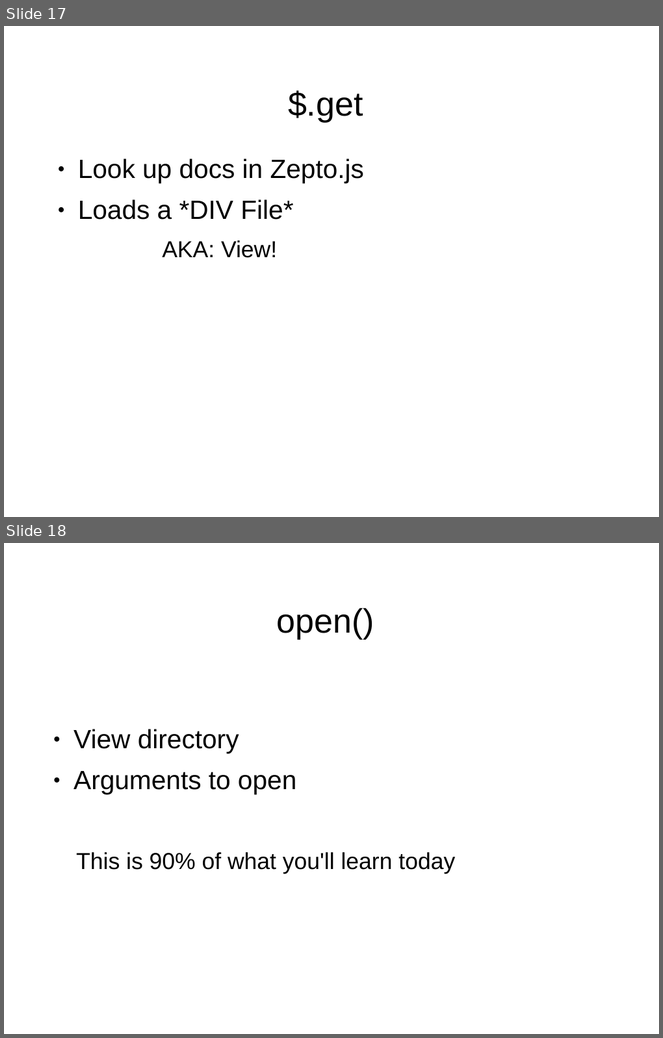
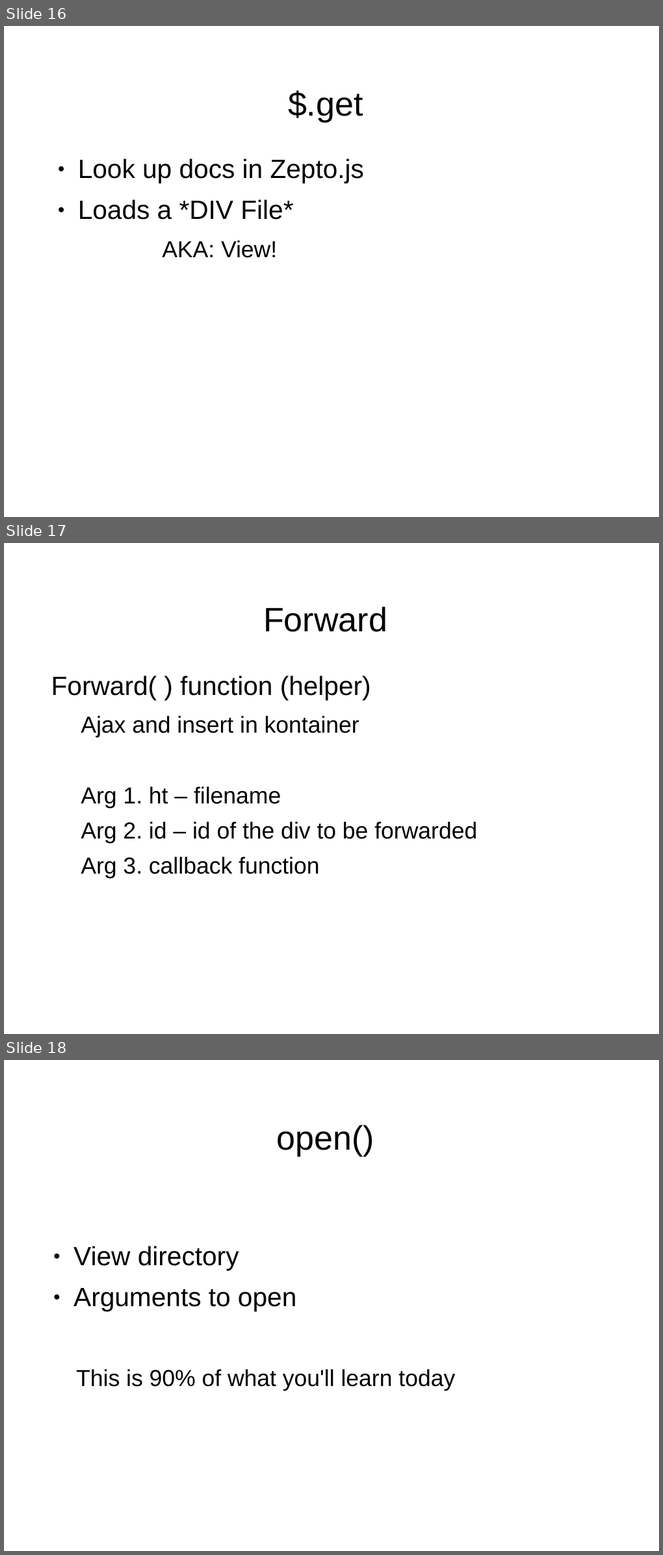
Before and after one commit to shawea/blueGrass, a slide deck: trainTheTrainer/1of2.odp. Shown one above the other, each under a label of ours: slides 17 and 18 before the commit, slides 16, 17 and 18 after it. The pictures are 663x1038 and 663x1555 pixels, drawn with LibreOffice and Linux fonts; fonts in the diff are those of the drawing; background and template pictures are left out. Boxes give left, top, right and bottom in pixels: in the first picture for what was removed or moved away, otherwise in the second. Text is boxed around its words. In the diff, an @@ line names an element or a change of style, - is before the commit and + after.

```diff
--- a/trainTheTrainer/1of2.odp
+++ b/trainTheTrainer/1of2.odp
@@ slide 17 added at <box>4,543,659,1034</box>, background picture (left out) @@
@@ title added at <box>263,607,388,632</box>, 41 pt, text #000000 @@
+Forward
@@ text added at <box>51,676,477,878</box>, 28 pt, text #000000 @@
+Forward( ) function (helper)
+  Ajax and insert in kontainer
+  Arg 1. ht – filename
+  Arg 2. id – id of the div to be forwarded
+  Arg 3. callback function
@@ what was slide 17 is now slide 16 @@
```
Also in this commit, not shown: 3 slides changed, 2 other slides added, 3 slides removed, 4 other files.
